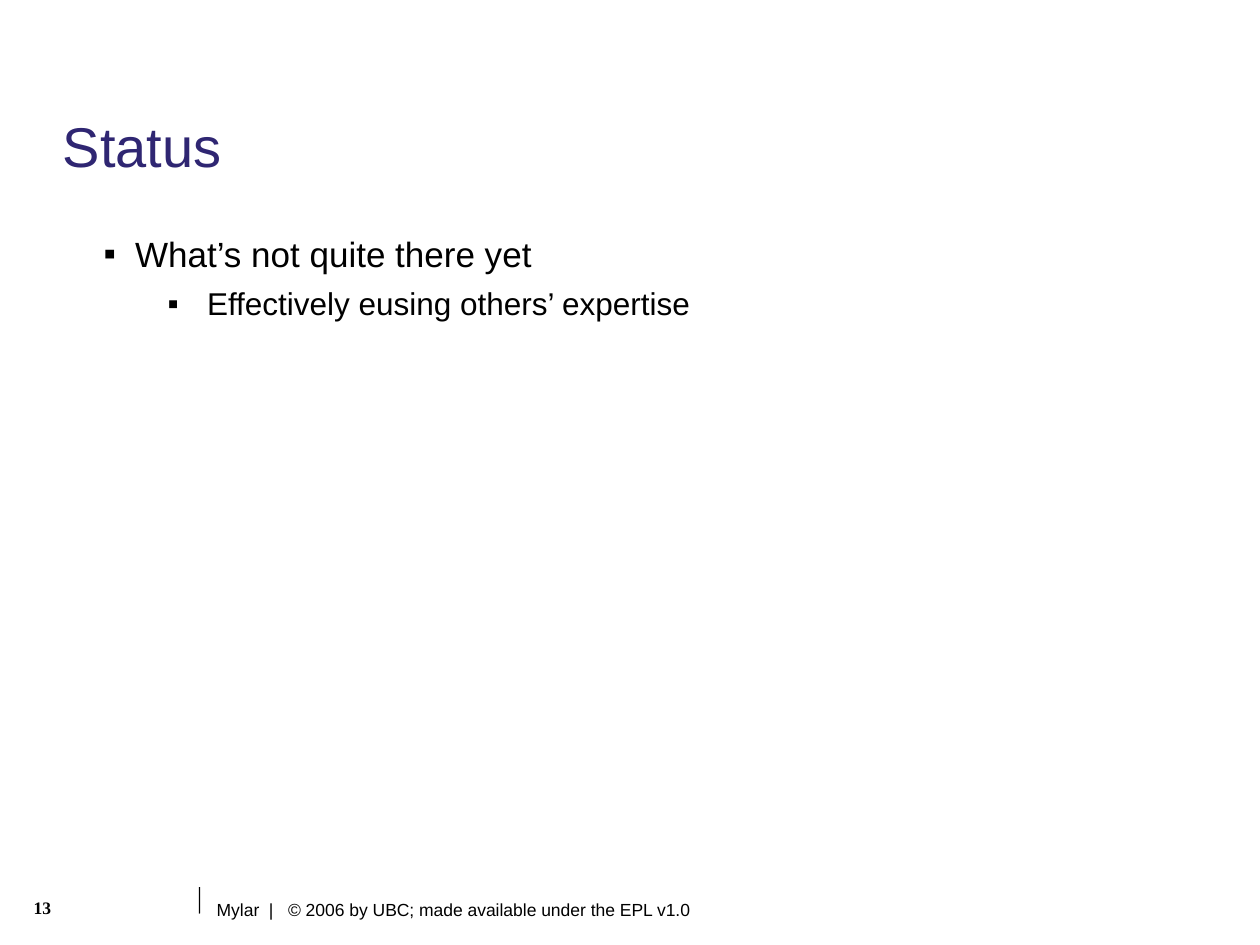
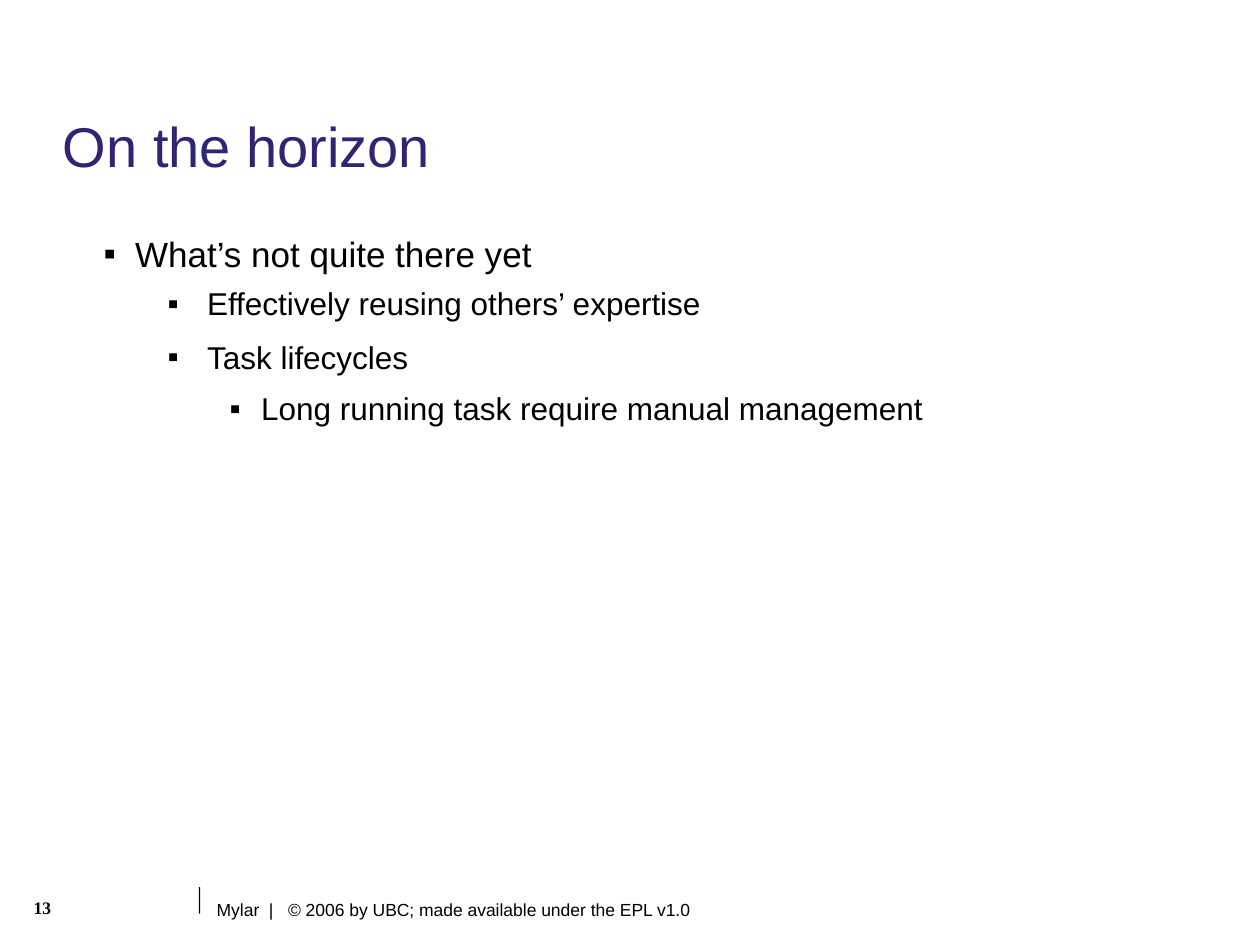
Before and after one commit to eclipse-mylyn/mylyn-website, a slide deck: slide 13 of publications/2006-03-mylar-eclipsecon.ppt. Drawn at 1260x945 pixels with LibreOffice and Linux fonts; fonts in the diff are those of the drawing; background and template pictures are left out. Boxes give left, top, right and bottom in pixels: in the first picture for what was removed or moved away, otherwise in the second. Text is boxed around its words. In the diff, an @@ line names an element or a change of style, - is before the commit and + after.

```diff
--- a/publications/2006-03-mylar-eclipsecon.ppt
+++ b/publications/2006-03-mylar-eclipsecon.ppt
@@ title at [63, 126, 430, 168]: text changed @@
-Status
+On the horizon
@@ text at [207, 292, 923, 426]: text changed @@
-  ▪ Effectively eusing others’ expertise
+  ▪ Effectively reusing others’ expertise
+  ▪ Task lifecycles
+    ▪ Long running task require manual management
```
Also in this commit, not shown: 1 other file.
